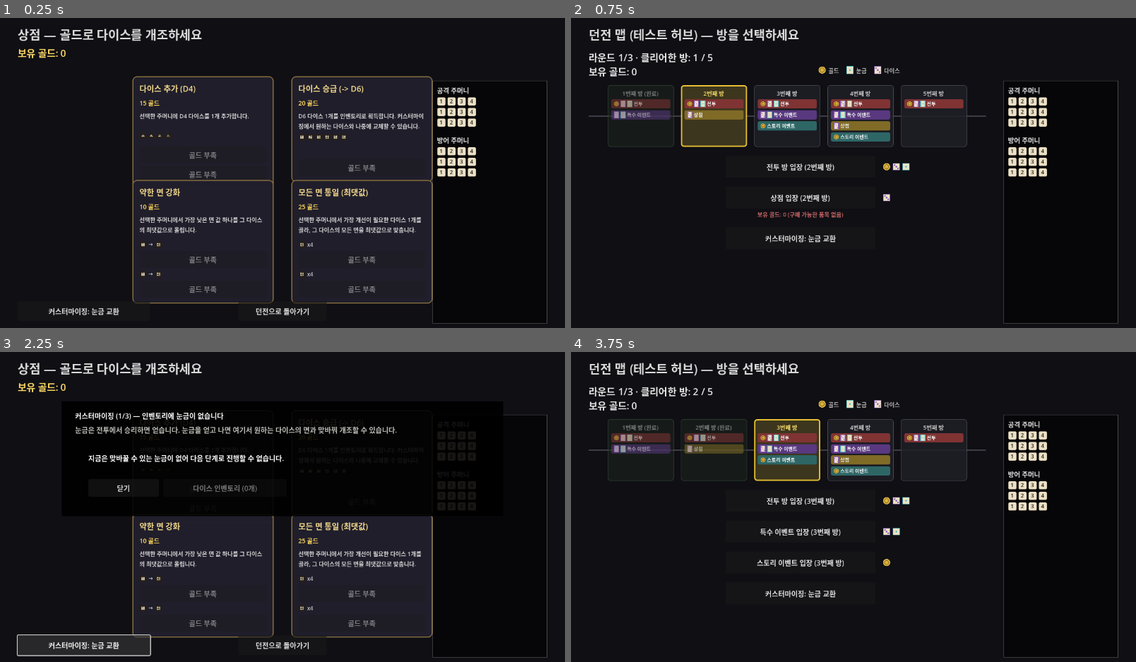
Above: before the commit, frames 1-4 (two rows, left to right).
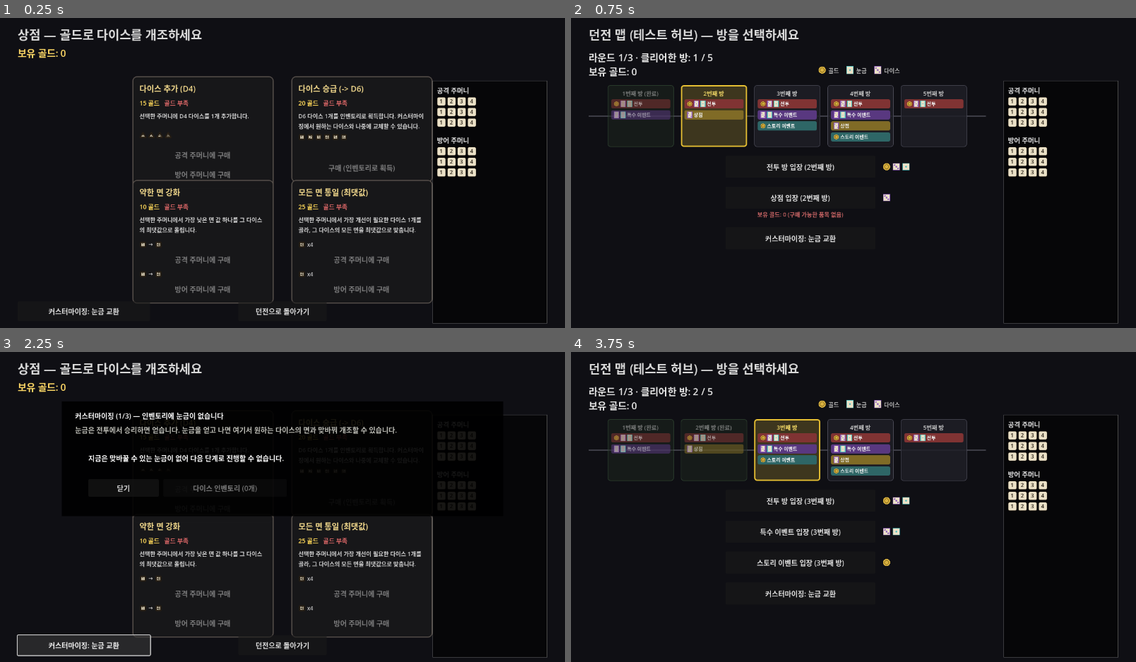
Above: after the commit, the same moments.

Repository: YGseok/ProjectD
Game: Godot game, scene res://code/scenes/shop.tscn
Two runs of this game, one before a commit and one after it. Both use one fixed random seed, a clock stepped at 60 frames per second and the inputs below. This scene is started directly instead of the project's main scene.
Inputs:
- Up to frame 1 (0.25 s): no input
- Up to frame 2 (0.75 s): click "던전으로 돌아가기" at 0.5 s
- Up to frame 3 (2.25 s): click "상점 입장 (2번째 방)" at 1.25 s; click "커스터마이징: 눈금 교환" at 2 s
- Up to frame 4 (3.75 s): click "닫기" at 2.75 s; click "던전으로 돌아가기" at 3.5 s

The runs differ from the first frame. In frame 1, 2.2% of the frame differs, in the area x 23-77%, y 18-93%; in frame 2, nothing differs; in frame 3, 1.0%; in frame 4, nothing differs.

Commit message:
fix: 상점 골드 부족 품목을 카드 색상/배지로 표시, 버튼 텍스트 스팸 제거
INBOX.md 피드백("골드 부족 버튼이 너무 많이 나온다")을 반영해, 구매 불가능한
상점 카드는 버튼마다 "골드 부족"을 반복하는 대신 카드 배경/테두리를 어둡게
칠하고 가격 라벨 옆에 배지 하나만 표시하도록 ItemCardStyle.build_card()에
unaffordable 매개변수를 추가. 골드 부족 시 선택지 비활성화는 기존 로직이
이미 처리하고 있었음을 확인, 카드 색 변경으로 시각적으로 뚜렷해짐.

구현 중 배지를 별도 줄로 추가하면 2행 카드 그리드에서 겹치는 회귀를 스크린샷
으로 발견해, 가격 라벨과 같은 줄에 배지를 붙이는 방식으로 수정.

Co-Authored-By: Claude Sonnet 5 <noreply@anthropic.com>

Diff:
--- a/code/scenes/item_card_style.gd
+++ b/code/scenes/item_card_style.gd
@@ -24,19 +24,30 @@
 const DESC_COLOR := Color(0.82, 0.82, 0.82)
 const EXTRA_COLOR := Color(1.0, 0.85, 0.35)
 const PREVIEW_CHIP_SIZE := 16.0
+# 구매 불가(골드 부족) 상태의 카드 색 — INBOX.md(2026-09-14) "골드 부족 버튼이 너무 많이
+# 나온다. 선택 불가능한 품목은 패널 색상을 다르게 하여 비활성 상태임을 알려주는 게 좋을
+# 듯" 반영. 버튼마다 "골드 부족" 텍스트를 반복하는 대신 카드 전체를 어둡게/채도 낮게
+# 칠하고, 상단에 상태 배지 하나만 보여준다.
+const CARD_BG_UNAFFORDABLE := Color(0.09, 0.09, 0.1, 0.97)
+const CARD_BORDER_UNAFFORDABLE := Color(0.35, 0.32, 0.3)
+const STATUS_BADGE_COLOR := Color(0.85, 0.4, 0.4)
 
 
 ## item: DiceItemPool/EventItemPool 아이템 딕셔너리 (최소 "name"/"description" 필요).
 ## extra_label_text: 제목 밑에 작게 덧붙일 보조 문구(예: 상점의 "20 골드"). 빈 문자열이면
 ## 생략.
+## unaffordable: true면 카드 배경/테두리를 어둡게 칠하고, 가격 라벨과 같은 줄에 "골드 부족"
+## 배지를 붙인다(구매 가능 여부는 화면마다 골드 비교로 판정해 넘겨준다 — 이 헬퍼는 표시만
+## 담당). 배지를 별도 줄로 추가하지 않는 이유는 카드 자연 높이가 늘어나 2행 그리드에서
+## 아래 행 카드와 겹치기 때문 — 아래 구현 참고.
 ## 반환값의 "card"를 add_child()로 씬에 붙이고 position/size를 지정한 뒤,
 ## "button_row"에 버튼을 add_child()로 추가하면 카드 안에 세로로 쌓인다(VBoxContainer라
 ## 폭은 카드에 맞춰 자동으로 늘어남, 버튼 높이는 각자 custom_minimum_size로 지정할 것).
-static func build_card(item: Dictionary, extra_label_text: String = "") -> Dictionary:
+static func build_card(item: Dictionary, extra_label_text: String = "", unaffordable: bool = false) -> Dictionary:
 	var card := PanelContainer.new()
 	var style := StyleBoxFlat.new()
-	style.bg_color = CARD_BG
-	style.border_color = CARD_BORDER
+	style.bg_color = CARD_BG_UNAFFORDABLE if unaffordable else CARD_BG
+	style.border_color = CARD_BORDER_UNAFFORDABLE if unaffordable else CARD_BORDER
 	style.set_border_width_all(2)
 	style.set_corner_radius_all(10)
 	style.content_margin_left = 16
@@ -56,12 +67,27 @@
 	title.autowrap_mode = TextServer.AUTOWRAP_WORD
 	vbox.add_child(title)
 
-	if extra_label_text != "":
-		var extra := Label.new()
-		extra.text = extra_label_text
-		extra.add_theme_font_size_override("font_size", 14)
-		extra.add_theme_color_override("font_color", EXTRA_COLOR)
-		vbox.add_child(extra)
+	# "골드 부족" 배지는 가격 라벨과 같은 줄(HBoxContainer)에 붙인다 — 별도 줄로 추가하면
+	# 카드 자연 높이가 늘어나 2행 그리드에서 아래 행 카드와 겹치는 회귀가 생겼었다(이번
+	# 이터레이션 중 실제로 발견해 이 방식으로 고침). 가격 표시가 없는 카드(extra_label_text
+	# 빈 문자열)에서 unaffordable인 경우는 지금 없지만, 대비해 그 경우엔 배지만 있는 줄을
+	# 만든다.
+	if extra_label_text != "" or unaffordable:
+		var extra_row := HBoxContainer.new()
+		extra_row.add_theme_constant_override("separation", 10)
+		if extra_label_text != "":
+			var extra := Label.new()
+			extra.text = extra_label_text
+			extra.add_theme_font_size_override("font_size", 14)
+			extra.add_theme_color_override("font_color", EXTRA_COLOR)
+			extra_row.add_child(extra)
+		if unaffordable:
+			var status := Label.new()
+			status.text = "골드 부족"
+			status.add_theme_font_size_override("font_size", 14)
+			status.add_theme_color_override("font_color", STATUS_BADGE_COLOR)
+			extra_row.add_child(status)
+		vbox.add_child(extra_row)
 
 	var desc := Label.new()
 	desc.text = item["description"]
--- a/code/scenes/shop.gd
+++ b/code/scenes/shop.gd
@@ -54,7 +54,7 @@
 		var cost: int = ITEM_COSTS.get(item["kind"], 15)
 		var afford := RunState.gold >= cost
 
-		var built := ItemCardStyle.build_card(item, "%d 골드" % cost)
+		var built := ItemCardStyle.build_card(item, "%d 골드" % cost, not afford)
 		var card: PanelContainer = built["card"]
 		card.position = Vector2(card_x[i % 2], floor(i / 2.0) * row_step)
 		card.size = Vector2(card_width, card_height)
@@ -65,19 +65,23 @@
 
 		if item.get("kind", "") == "upgrade_die":
 			var upgrade_btn := Button.new()
-			upgrade_btn.text = "구매 (인벤토리로 획득)" if afford else "골드 부족"
+			upgrade_btn.text = "구매 (인벤토리로 획득)"
 			upgrade_btn.disabled = not afford
 			upgrade_btn.custom_minimum_size = Vector2(0, 38)
 			upgrade_btn.pressed.connect(_on_buy_upgrade_pressed.bind(item, cost))
 			button_row.add_child(upgrade_btn)
 			continue
 
+		# 골드 부족 여부는 카드 상단 배지(위 build_card의 unaffordable)가 이미 알려주므로,
+		# 버튼 텍스트에는 반복하지 않는다(2026-09-14 INBOX 피드백 "골드 부족 버튼이 너무
+		# 많이 나온다") — 버튼은 골드가 부족하면 그냥 비활성(disabled)만 되고, 텍스트는
+		# 주머니가 가득 차서 애초에 적용 불가능한 경우(unavailable_reason)에만 바뀐다.
 		var atk_preview := ItemCardStyle.build_effect_preview(item, RunState.player_attack_bag)
 		if atk_preview:
 			button_row.add_child(atk_preview)
 		var atk_applicable := DiceItemPool.is_applicable(item, RunState.player_attack_bag)
 		var atk_btn := Button.new()
-		atk_btn.text = "공격 주머니에 구매" if (afford and atk_applicable) else ("골드 부족" if not afford else DiceItemPool.unavailable_reason(item))
+		atk_btn.text = "공격 주머니에 구매" if atk_applicable else DiceItemPool.unavailable_reason(item)
 		atk_btn.disabled = not (afford and atk_applicable)
 		atk_btn.custom_minimum_size = Vector2(0, 38)
 		atk_btn.pressed.connect(_on_buy_pressed.bind(item, cost, "attack"))
@@ -88,7 +92,7 @@
 			button_row.add_child(def_preview)
 		var def_applicable := DiceItemPool.is_applicable(item, RunState.player_defense_bag)
 		var def_btn := Button.new()
-		def_btn.text = "방어 주머니에 구매" if (afford and def_applicable) else ("골드 부족" if not afford else DiceItemPool.unavailable_reason(item))
+		def_btn.text = "방어 주머니에 구매" if def_applicable else DiceItemPool.unavailable_reason(item)
 		def_btn.disabled = not (afford and def_applicable)
 		def_btn.custom_minimum_size = Vector2(0, 38)
 		def_btn.pressed.connect(_on_buy_pressed.bind(item, cost, "defense"))
@@ -155,3 +159,13 @@
 	while not RunState.player_attack_bag.is_full():
 		RunState.player_attack_bag.add_die(4)
 	_rebuild_items()
+
+
+## qa/visual_qa.gd의 GAME_QA_CALL로 호출하기 위한 QA 전용 훅. 골드를 12로 맞춰 4개 카드
+## 중 "약한 면 강화"(10골드)만 구매 가능하고 나머지 3개(15/20/25골드)는 구매 불가능한
+## 상태를 만든다 — 카드별 "골드 부족" 배지/어두운 카드 색이 구매 가능한 카드와 실제로
+## 구분되어 보이는지 한 화면에서 확인하기 위함(2026-09-15, INBOX.md "골드 부족 버튼이
+## 너무 많이 나온다" 피드백 반영 확인용).
+func _debug_show_partial_gold() -> void:
+	RunState.gold = 12
+	_rebuild_items()
Not shown, changed: docs/INBOX_ARCHIVE.md
Not shown, changed: docs/STATUS.md
Not shown, changed: docs/STATUS_ARCHIVE.md
Not shown, changed: docs/feedback/INBOX.md
